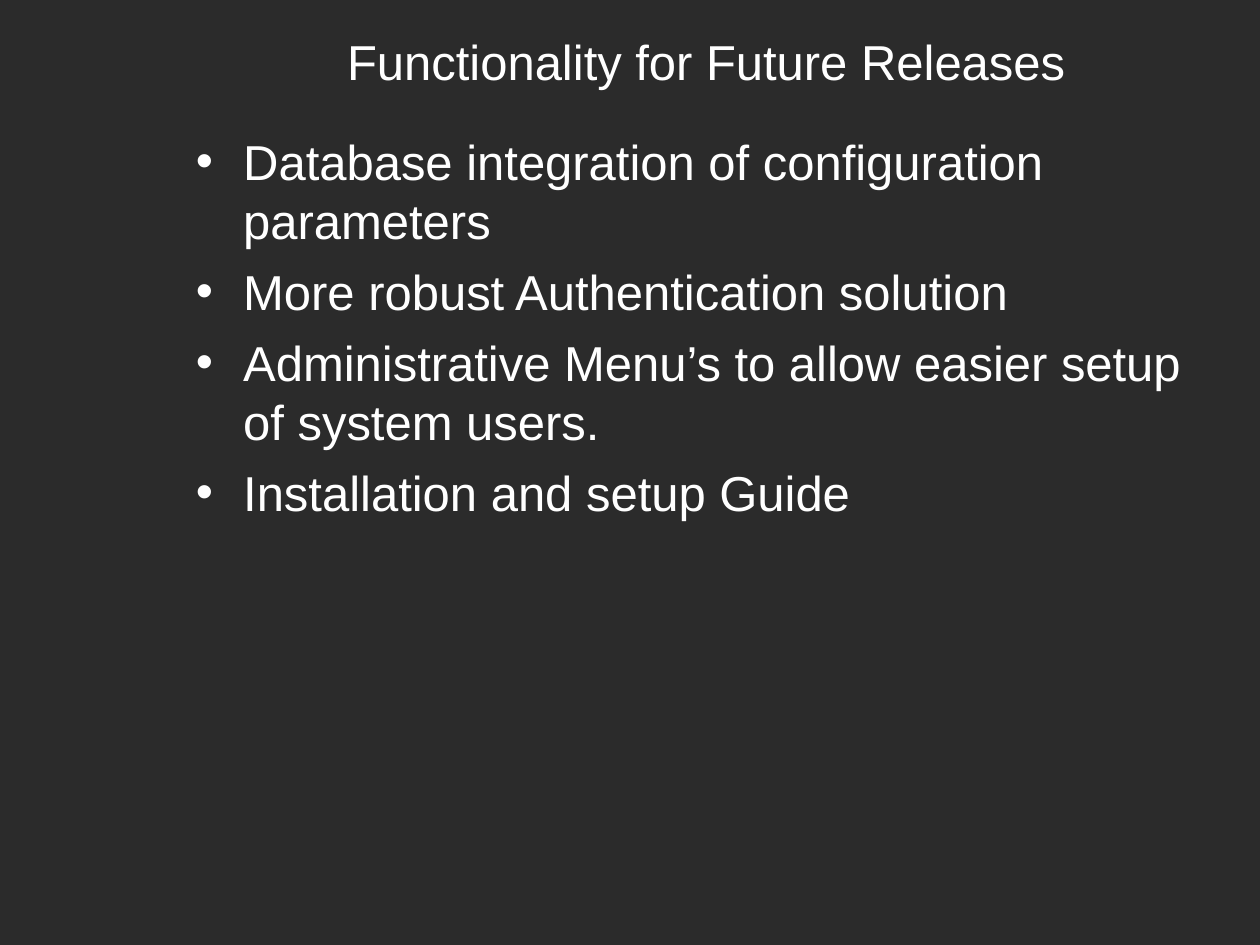
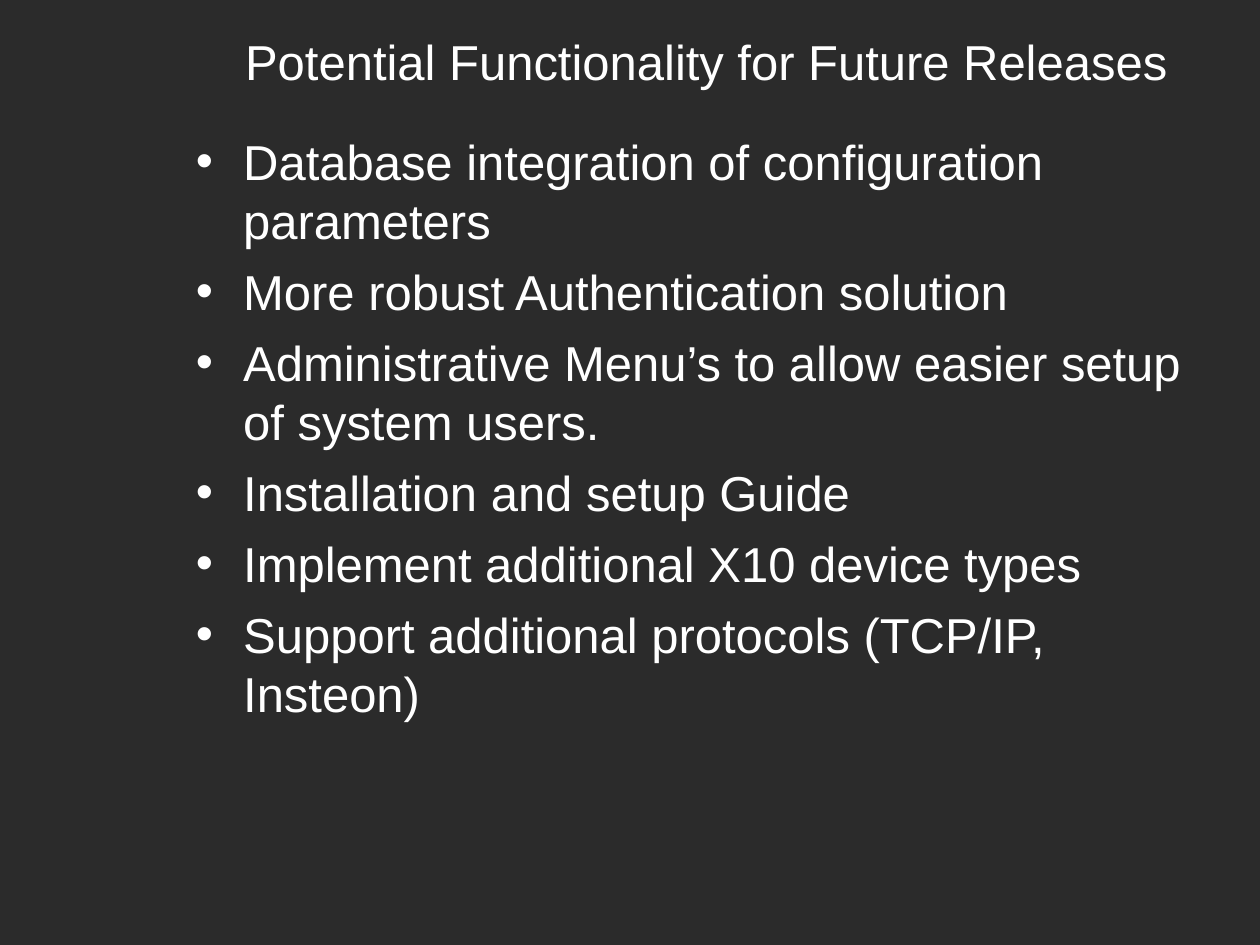
Before and after one commit to cchirag/easyx10, a slide deck: slide 8 of docs/HW/EasyX10 Project - CS673 - Fall 2008 v1.ppt (slide 9 before the commit). Drawn at 1260x945 pixels with LibreOffice and Linux fonts; fonts in the diff are those of the drawing; background and template pictures are left out; a plain dark background stands for a picture behind light text. Boxes give left, top, right and bottom in pixels: in the first picture for what was removed or moved away, otherwise in the second. Text is boxed around its words. In the diff, an @@ line names an element or a change of style, - is before the commit and + after.

```diff
--- a/docs/HW/EasyX10 Project - CS673 - Fall 2008 v1.ppt
+++ b/docs/HW/EasyX10 Project - CS673 - Fall 2008 v1.ppt
@@ title at (x1=245, y1=44, x2=1167, y2=90): text changed @@
-Functionality for Future Releases
+Potential Functionality for Future Releases
@@ text at (x1=243, y1=546, x2=1081, y2=722): paragraphs added @@
+• Implement additional X10 device types
+• Support additional protocols (TCP/IP, Insteon)
```
Also in this commit, not shown: 12 other slides changed, 4 slides added, 10 slides removed.
